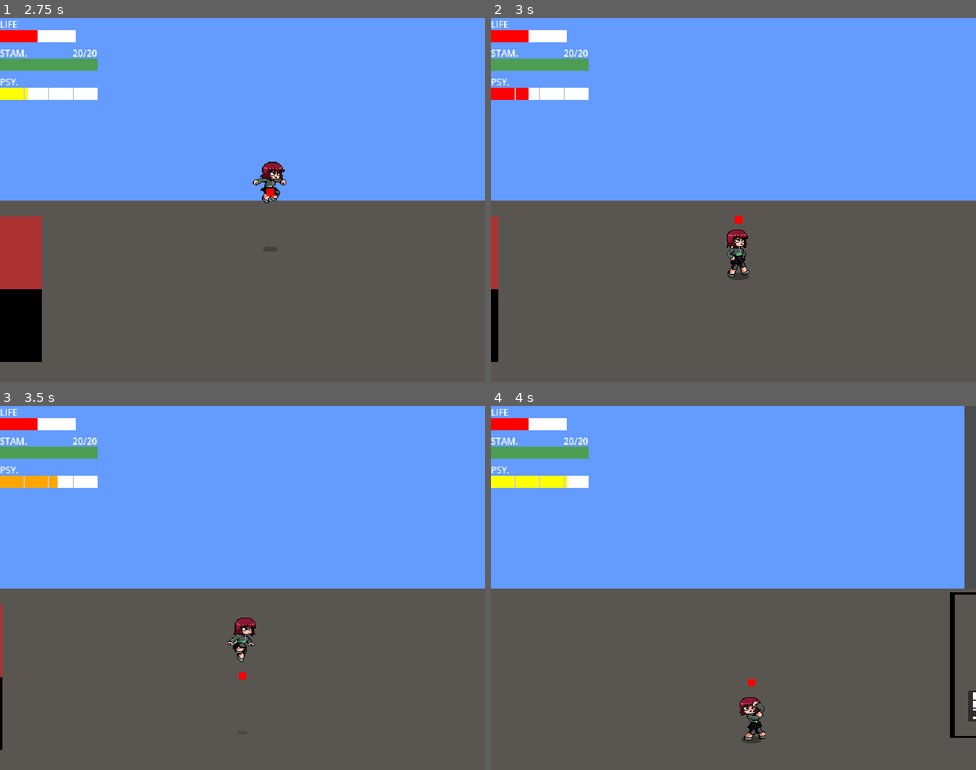
Above: before the commit, frames 1-4 (two rows, left to right).
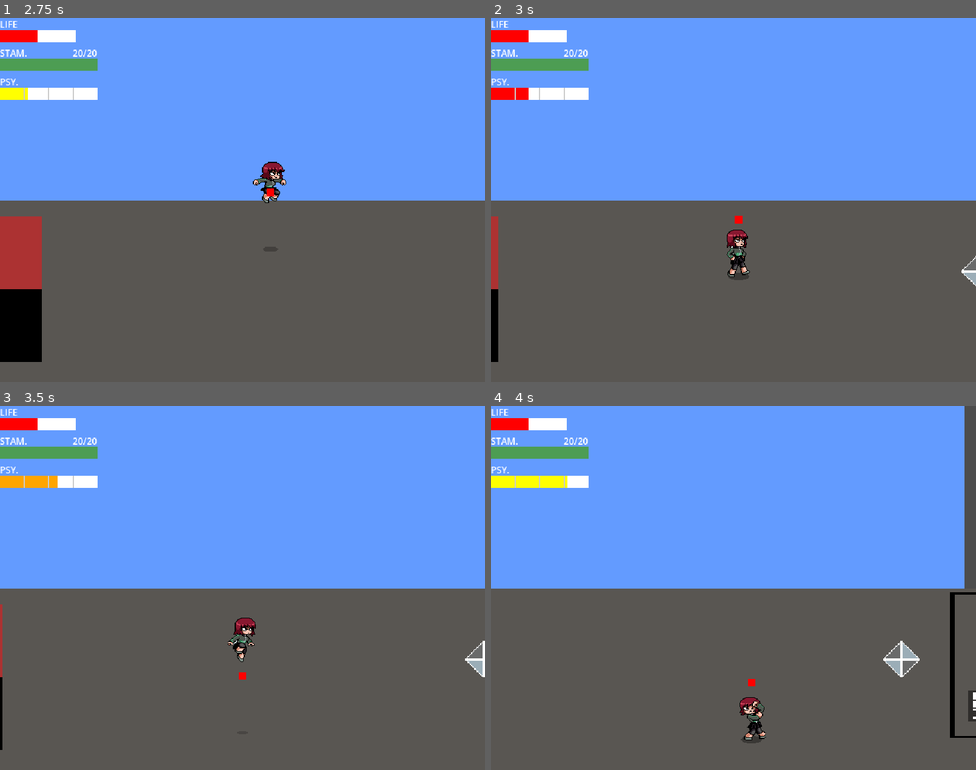
Above: after the commit, the same moments.

Repository: WarrenWarrens/CC
Game: Godot game, scene res://MainMenu/MainMenu.tscn
The game is run twice, just before and just after one commit, with the same random seed, the same clock (stepped at 60 frames per second) and the same inputs.
Inputs (mouse positions are in pixels of both pictures, inside the frame that each line leads up to):
- Up to frame 1 (2.75 s): click "Levels" at 0.5 s; click "Test Level Two" at 1.25 s; tap Enter (ui_accept) at 2, 2.27 s; move the mouse to (349, 181) at 2.02 s; hold D (right) from 2.03 s (still down); tap R (aim) at 2.1 s
- Up to frame 2 (3 s): move the mouse to (636, 218) at 2.77 s; release D (right) at 2.78 s; hold S (down) from 2.78 s (still down); tap Q (dodge) at 2.85 s
- Up to frame 3 (3.5 s): keep holding S (down); tap Enter (ui_accept) at 3.02 s
- Up to frame 4 (4 s): move the mouse to (782, 507) at 3.52 s; release S (down) at 3.53 s; hold D (right) from 3.53 s (still down); hold E (guard) from 3.53 s (still down)

Frame 1 is identical in both runs. In frame 2, less than 0.1% of the frame differs, in the area x 97-100%, y 65-74%; in frame 3, 0.2%; in frame 4, 0.3%, in the area x 80-89%, y 64-75%.

Commit message:
Testing basic door and scene transition

Diff:
--- /dev/null
+++ b/SceneManager.gd
@@ -0,0 +1,7 @@
+extends Node
+
+var target_door_id: String = ""
+
+func change_scene(scene_path: String, door_id: String) -> void:
+	target_door_id = door_id
+	get_tree().change_scene_to_file(scene_path)
--- /dev/null
+++ b/Scenes/Door.tscn
@@ -0,0 +1,19 @@
+[gd_scene format=3 uid="uid://b2r3p8nte0wg"]
+
+[ext_resource type="Script" uid="uid://cnpo0uxwb7nr3" path="res://Script/Door.gd" id="1_38ogf"]
+[ext_resource type="Texture2D" uid="uid://b7v06cejj4ksp" path="res://Assets/debugdiamond.png" id="2_mw28t"]
+
+[sub_resource type="RectangleShape2D" id="RectangleShape2D_ttpud"]
+
+[node name="Door" type="Area2D" unique_id=993242610 groups=["doors"]]
+collision_layer = 0
+script = ExtResource("1_38ogf")
+
+[node name="CollisionShape2D" type="CollisionShape2D" parent="." unique_id=125700225]
+shape = SubResource("RectangleShape2D_ttpud")
+
+[node name="SpawnPoint" type="Marker2D" parent="." unique_id=2118248382]
+
+[node name="Sprite2D" type="Sprite2D" parent="." unique_id=1024385258]
+scale = Vector2(0.5, 0.5)
+texture = ExtResource("2_mw28t")
--- a/Scenes/Ladder.tscn
+++ b/Scenes/Ladder.tscn
@@ -1,6 +1,6 @@
 [gd_scene format=3 uid="uid://b4qdyttoij06r"]
 
-[ext_resource type="Script" uid="uid://glldpxycmf3j" path="res://Scenes/Ladder.gd" id="1_10d6d"]
+[ext_resource type="Script" uid="uid://glldpxycmf3j" path="res://Script/Ladder.gd" id="1_10d6d"]
 [ext_resource type="Texture2D" uid="uid://cu5hbysd3l7hn" path="res://Assets/Life.png" id="2_hojfu"]
 
 [node name="Ladder" type="Node2D" unique_id=323733151]
--- a/Scenes/Ledge.tscn
+++ b/Scenes/Ledge.tscn
@@ -1,6 +1,6 @@
 [gd_scene format=3 uid="uid://bej6fn52m43lo"]
 
-[ext_resource type="Script" uid="uid://dfxr6clv1jv51" path="res://Ledge.gd" id="1_aq64u"]
+[ext_resource type="Script" uid="uid://dfxr6clv1jv51" path="res://Script/Ledge.gd" id="1_aq64u"]
 
 [sub_resource type="SegmentShape2D" id="SegmentShape2D_ttpud"]
 
--- a/Scenes/Platform.tscn
+++ b/Scenes/Platform.tscn
@@ -1,6 +1,6 @@
 [gd_scene format=3 uid="uid://d4q5okgf1yam"]
 
-[ext_resource type="Script" uid="uid://0stu4upobfnm" path="res://Platform.gd" id="1_8n7cf"]
+[ext_resource type="Script" uid="uid://0stu4upobfnm" path="res://Script/Platform.gd" id="1_8n7cf"]
 [ext_resource type="Texture2D" uid="uid://12se27q3ys3q" path="res://Assets/sprite64.png" id="2_kti7u"]
 
 [node name="StaticBody2D" type="StaticBody2D" unique_id=452983872]
--- a/Scenes/WorldFour.tscn
+++ b/Scenes/WorldFour.tscn
@@ -9,7 +9,7 @@
 [ext_resource type="Texture2D" uid="uid://bwaabb6gbocq7" path="res://Assets/par45.png" id="7_nudy2"]
 [ext_resource type="PackedScene" uid="uid://bsxr34u030uxg" path="res://Scenes/Player.tscn" id="7_y2fik"]
 [ext_resource type="Script" uid="uid://yk6whv2wyufn" path="res://Script/Ramp.gd" id="9_eaeku"]
-[ext_resource type="Script" uid="uid://lebd0vwq68h" path="res://Scenes/LevelCamera.gd" id="10_pes1b"]
+[ext_resource type="Script" uid="uid://lebd0vwq68h" path="res://Script/LevelCamera.gd" id="10_pes1b"]
 
 [sub_resource type="RectangleShape2D" id="RectangleShape2D_ttpud"]
 size = Vector2(691.25, 1056)
--- a/Scenes/WorldThree.tscn
+++ b/Scenes/WorldThree.tscn
@@ -8,11 +8,12 @@
 [ext_resource type="Texture2D" uid="uid://qvufr7wtwjcy" path="res://Assets/ramp2.png" id="5_sn61f"]
 [ext_resource type="Script" uid="uid://yk6whv2wyufn" path="res://Script/Ramp.gd" id="7_sn61f"]
 [ext_resource type="PackedScene" uid="uid://br3w7rdj8epg3" path="res://Scenes/Enemy.tscn" id="8_28xjk"]
-[ext_resource type="Script" uid="uid://lebd0vwq68h" path="res://Scenes/LevelCamera.gd" id="10_gatps"]
+[ext_resource type="Script" uid="uid://lebd0vwq68h" path="res://Script/LevelCamera.gd" id="10_gatps"]
 [ext_resource type="PackedScene" uid="uid://d4q5okgf1yam" path="res://Scenes/Platform.tscn" id="11_4h4gs"]
 [ext_resource type="PackedScene" uid="uid://c3px2n6voxhp8" path="res://Scenes/Crate.tscn" id="11_buomm"]
 [ext_resource type="PackedScene" uid="uid://b4qdyttoij06r" path="res://Scenes/Ladder.tscn" id="12_i0x0q"]
 [ext_resource type="PackedScene" uid="uid://bej6fn52m43lo" path="res://Scenes/Ledge.tscn" id="13_ri24d"]
+[ext_resource type="PackedScene" uid="uid://b2r3p8nte0wg" path="res://Scenes/Door.tscn" id="14_ri24d"]
 
 [sub_resource type="PhysicsMaterial" id="PhysicsMaterial_ttpud"]
 
@@ -23,7 +24,7 @@
 y_sort_enabled = true
 script = ExtResource("1_28xjk")
 
-[node name="Player" parent="." unique_id=1446667991 instance=ExtResource("2_pllyr")]
+[node name="Player" parent="." unique_id=1446667991 groups=["player"] instance=ExtResource("2_pllyr")]
 light_mask = 3
 visibility_layer = 3
 z_index = 2
@@ -170,3 +171,15 @@
 [node name="Ledge" parent="." unique_id=976586405 instance=ExtResource("13_ri24d")]
 position = Vector2(4658, 253)
 scale = Vector2(4, 4)
+
+[node name="Door" parent="." unique_id=993242610 instance=ExtResource("14_ri24d")]
+position = Vector2(46, 127)
+scale = Vector2(3, 3)
+door_id = "001"
+destination_door_id = "002"
+
+[node name="Door2" parent="." unique_id=823665030 instance=ExtResource("14_ri24d")]
+position = Vector2(4787, 214)
+scale = Vector2(3, 3)
+door_id = "002"
+destination_door_id = "001"
--- /dev/null
+++ b/Script/Door.gd
@@ -0,0 +1,113 @@
+extends Area2D
+class_name Door
+
+@export var door_id: String = ""
+
+@export_group("Destination")
+@export_file("*.tscn") var destination_scene_path: String = ""
+@export var destination_door_id: String = ""
+
+@export_group("Requirements")
+@export var is_locked: bool = false
+@export var required_item: String = ""
+@export var require_enemies_defeated: bool = false
+
+@onready var spawn_point: Marker2D = $SpawnPoint
+
+# Cooldown to prevent teleport loops or spamming
+var is_cooling_down: bool = false
+const COOLDOWN_TIME: float = 1.0 # 1 second cooldown
+
+func _ready() -> void:
+	body_entered.connect(_on_body_entered)
+
+	# If the player just arrived at this scene and this is the target door
+	if SceneManager.target_door_id == door_id:
+		# Start cooldown immediately upon arrival so they can't instantly trigger it
+		_start_cooldown()
+		call_deferred("_spawn_player")
+
+func _on_body_entered(body: Node2D) -> void:
+	if not body.is_in_group("players") or is_cooling_down:
+		return
+
+	# Check all requirements before allowing passage
+	if not _can_open(body):
+		return
+
+	if destination_door_id.is_empty():
+		push_warning("Door '%s' has no destination_door_id assigned!" % door_id)
+		return
+
+	# Cross-scene transition
+	if not destination_scene_path.is_empty():
+		SceneManager.change_scene(destination_scene_path, destination_door_id)
+		return
+
+	# Same-scene local teleport
+	_teleport_locally(body)
+
+func _can_open(player: Node2D) -> bool:
+	if is_locked:
+		print("Door is locked!")
+		# Optional: Play a locked sound or show a UI message
+		return false
+
+	# Check if an item is required and if the player has it
+	if not required_item.is_empty() and player.has_method("has_item"):
+		if not player.has_item(required_item):
+			print("You need the ", required_item, " to enter!")
+			return false
+
+	# Check if the room requires all enemies to be dead
+	if require_enemies_defeated:
+		# Assumes you put all your Enemy root nodes into an "enemies" group
+		var enemies = get_tree().get_nodes_in_group("enemies")
+		if enemies.size() > 0:
+			print("Cannot proceed! ", enemies.size(), " enemies remain.")
+			return false
+
+	return true
+
+func _teleport_locally(player: Node2D) -> void:
+	var target_door = _find_door_in_scene(destination_door_id)
+	if not target_door:
+		push_error("Local door target '%s' not found!" % destination_door_id)
+		return
+
+	player.global_position = target_door.spawn_point.global_position
+
+	# Apply cooldown to the DESTINATION door so the player doesn't instantly teleport back
+	target_door._start_cooldown()
+
+	_snap_cameras(player)
+
+func _start_cooldown() -> void:
+	is_cooling_down = true
+	get_tree().create_timer(COOLDOWN_TIME).timeout.connect(func(): is_cooling_down = false)
+
+func _spawn_player() -> void:
+	var player = get_tree().get_first_node_in_group("players")
+	if player:
+		player.global_position = spawn_point.global_position
+		_snap_cameras(player)
+		SceneManager.target_door_id = ""
+
+func _find_door_in_scene(target_id: String) -> Door:
+	for door in get_tree().get_nodes_in_group("doors"):
+		if door is Door and door.door_id == target_id:
+			return door
+	return null
+
+func _snap_cameras(player: Node2D) -> void:
+	if "elevation" in player: player.elevation = 0.0
+	if "current_slope" in player: player.current_slope = 0.0
+
+	var player_cam = player.get_node_or_null("Camera2D")
+	if player_cam and player_cam is Camera2D:
+		player_cam.reset_smoothing()
+
+	var level_cam = get_tree().get_first_node_in_group("level_camera")
+	if level_cam and level_cam is Camera2D:
+		level_cam.global_position = player.global_position
+		level_cam.reset_smoothing()
--- a/project.godot
+++ b/project.godot
@@ -18,6 +18,7 @@
 [autoload]
 
 PlayerStats="*uid://bycay211ygd3"
+SceneManager="*uid://wfxib1234o76"
 
 [display]
 
Not shown, added: SceneManager.gd.uid
Not shown, added: Script/Door.gd.uid
Renamed: Scenes/Ladder.gd -> Script/Ladder.gd
Renamed: Scenes/Ladder.gd.uid -> Script/Ladder.gd.uid
Renamed: Ledge.gd -> Script/Ledge.gd
Renamed: Ledge.gd.uid -> Script/Ledge.gd.uid
Renamed: Scenes/LevelCamera.gd -> Script/LevelCamera.gd
Renamed: Scenes/LevelCamera.gd.uid -> Script/LevelCamera.gd.uid
Renamed: Platform.gd -> Script/Platform.gd
Renamed: Platform.gd.uid -> Script/Platform.gd.uid
